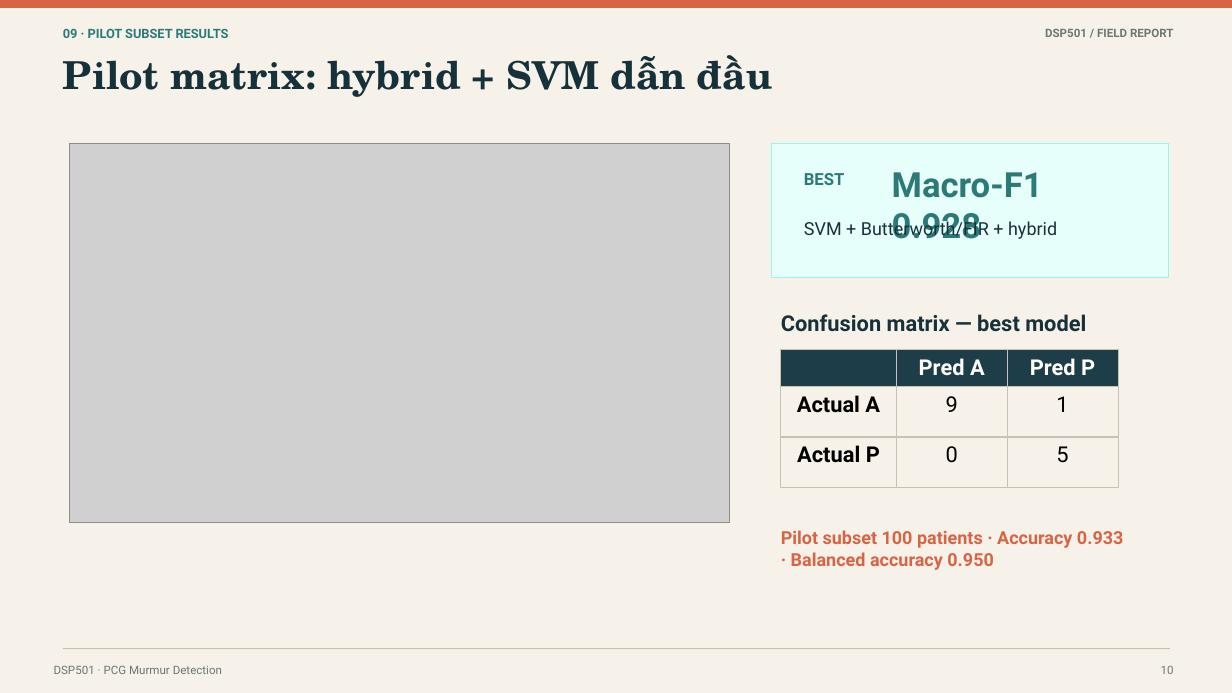
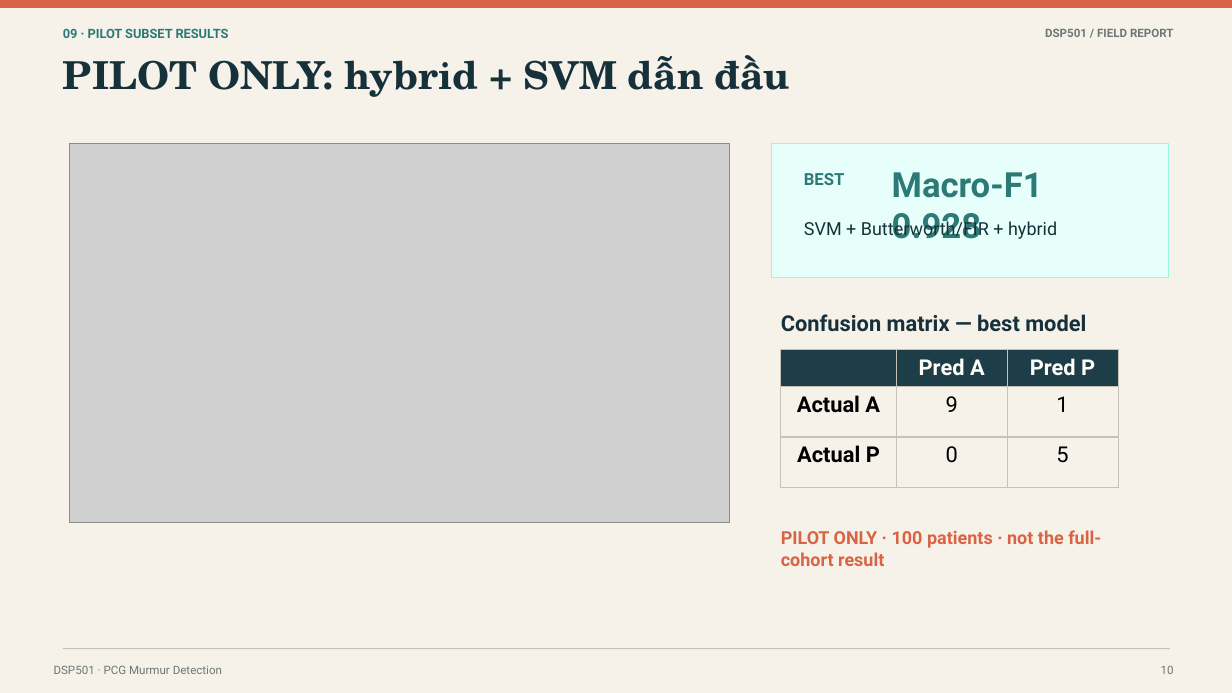
Before and after one commit to nstung463/pcg_murmur_dsp, a slide deck: slide 10 of docs/project_deliverables/DSP501_final_presentation.pptx. Drawn at 1232x693 pixels with LibreOffice and Linux fonts; fonts in the diff are those of the drawing; grey boxes stand for pictures. Boxes give left, top, right and bottom in pixels: in the first picture for what was removed or moved away, otherwise in the second. Text is boxed around its words. In the diff, an @@ line names an element or a change of style, - is before the commit and + after.

```diff
--- a/docs/project_deliverables/DSP501_final_presentation.pptx
+++ b/docs/project_deliverables/DSP501_final_presentation.pptx
@@ text at [63,55,791,97]: text changed @@
-Pilot matrix: hybrid + SVM dẫn đầu
+PILOT ONLY: hybrid + SVM dẫn đầu
@@ text at [781,530,1101,566]: text changed @@
-Pilot subset 100 patients · Accuracy 0.933 · Balanced accuracy 0.950
+PILOT ONLY · 100 patients · not the full-cohort result
```
Also in this commit, not shown: 7 other slides changed, 1 slide added, 15 other files.
